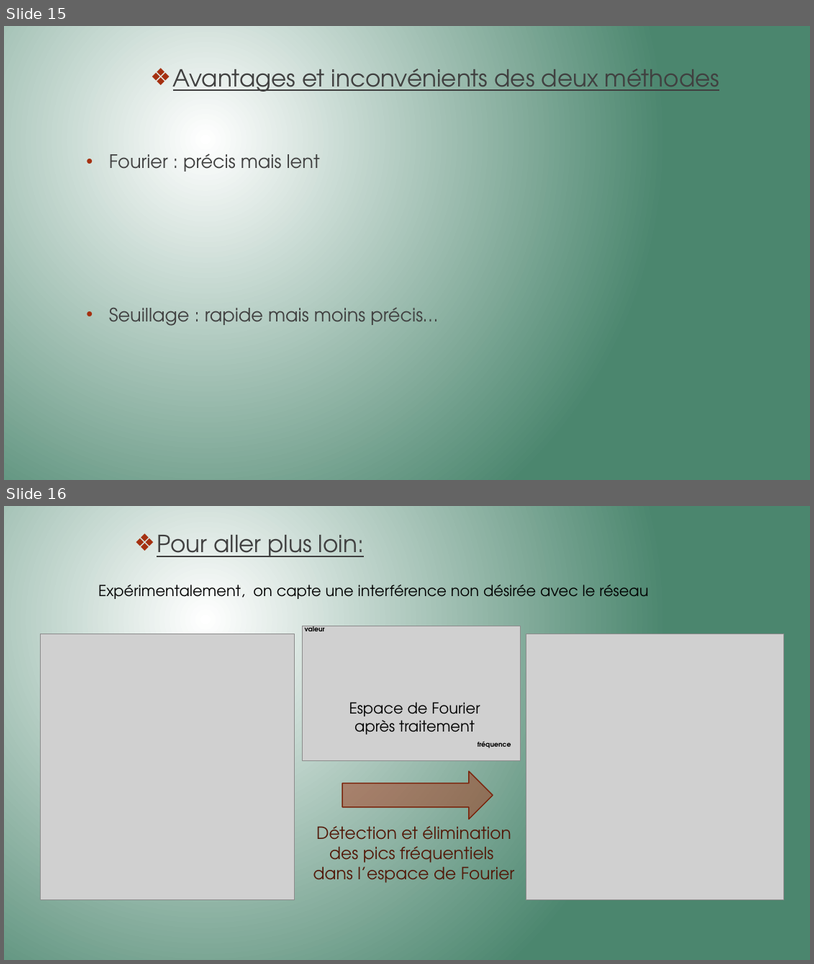
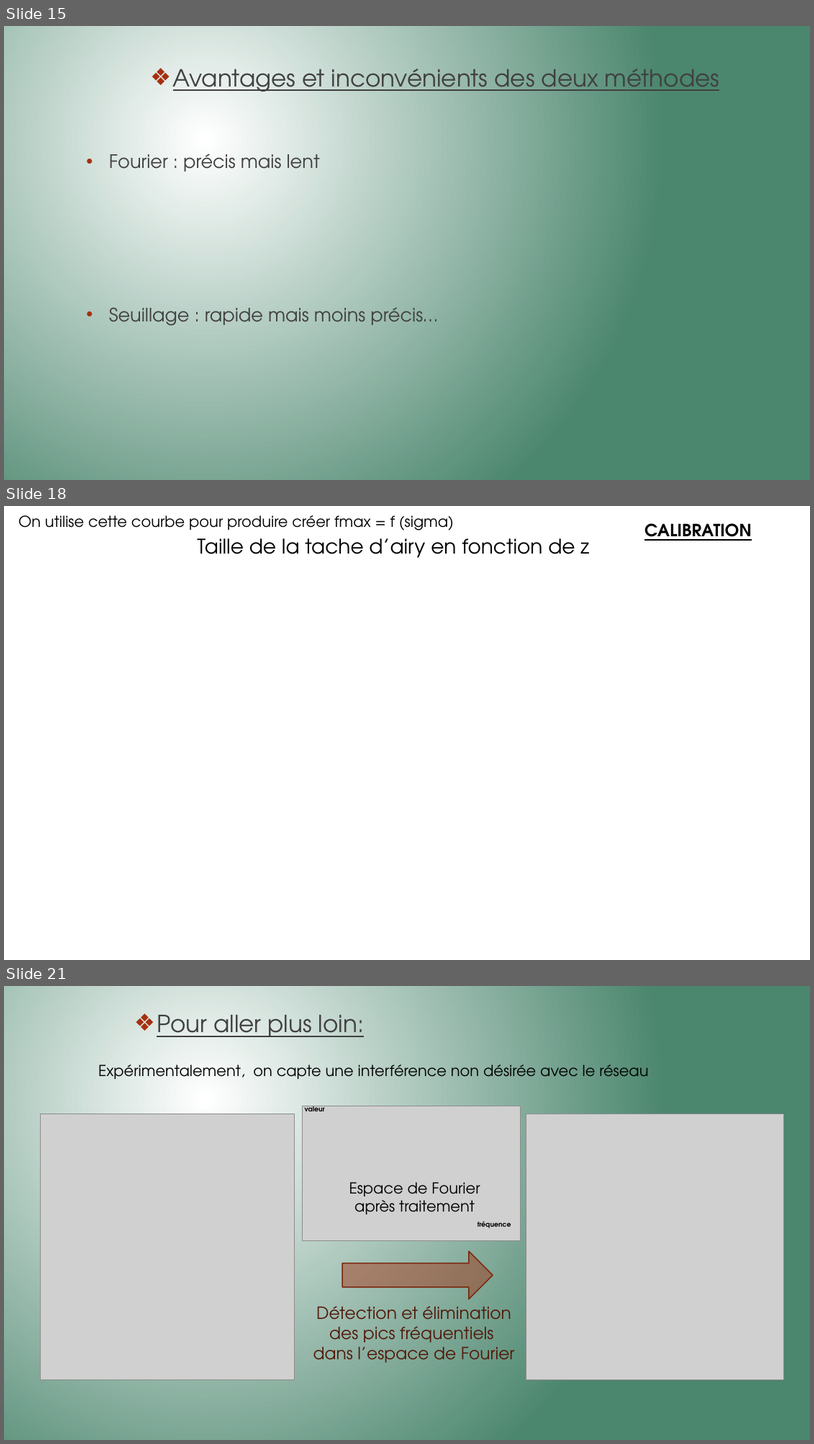
Before and after one commit to Killian-Herveau/PIMS, a slide deck: Pres_Avril/PresentationPIMSAvril.pptx. Shown one above the other, each under a label of ours: slides 15 and 16 before the commit, slides 15, 18 and 21 after it; the slides between them are not shown. The pictures are 814x964 and 814x1444 pixels, drawn with LibreOffice and Linux fonts; fonts in the diff are those of the drawing; grey boxes stand for pictures; background and template pictures are left out. Boxes give left, top, right and bottom in pixels: in the first picture for what was removed or moved away, otherwise in the second. Text is boxed around its words. In the diff, an @@ line names an element or a change of style, - is before the commit and + after.

```diff
--- a/Pres_Avril/PresentationPIMSAvril.pptx
+++ b/Pres_Avril/PresentationPIMSAvril.pptx
@@ slide 18 added at [4, 506, 810, 960], background picture (left out) @@
@@ text added at [18, 515, 454, 530], 18 pt, text #000000 @@
+On utilise cette courbe pour produire créer fmax = f (sigma)
@@ text added at [645, 523, 752, 541], 20 pt, text #000000, bold, underline @@
+CALIBRATION
@@ text added at [197, 538, 589, 558], 24 pt, text #000000 @@
+Taille de la tache d’airy en fonction de z
@@ what was slide 16 is now slide 21 @@
```
Also in this commit, not shown: 6 other slides added, 2 slides removed, 1 other file.
